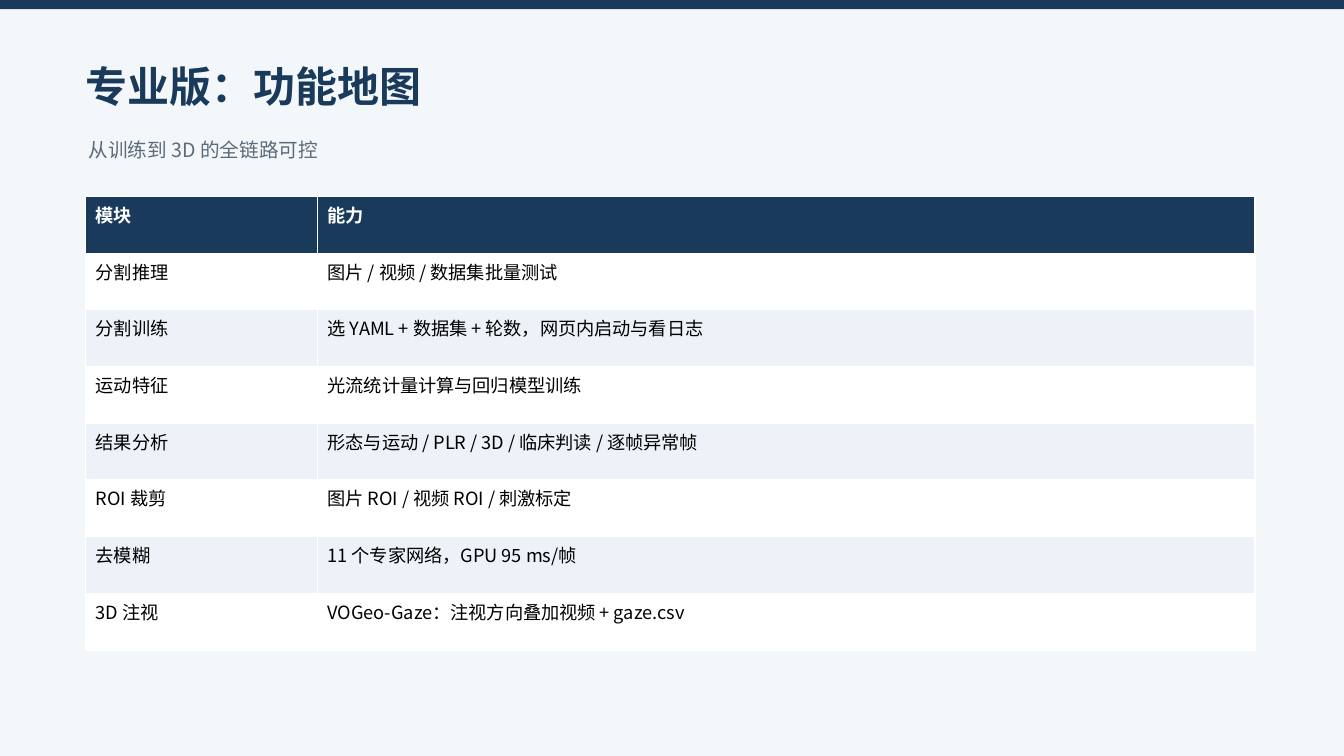
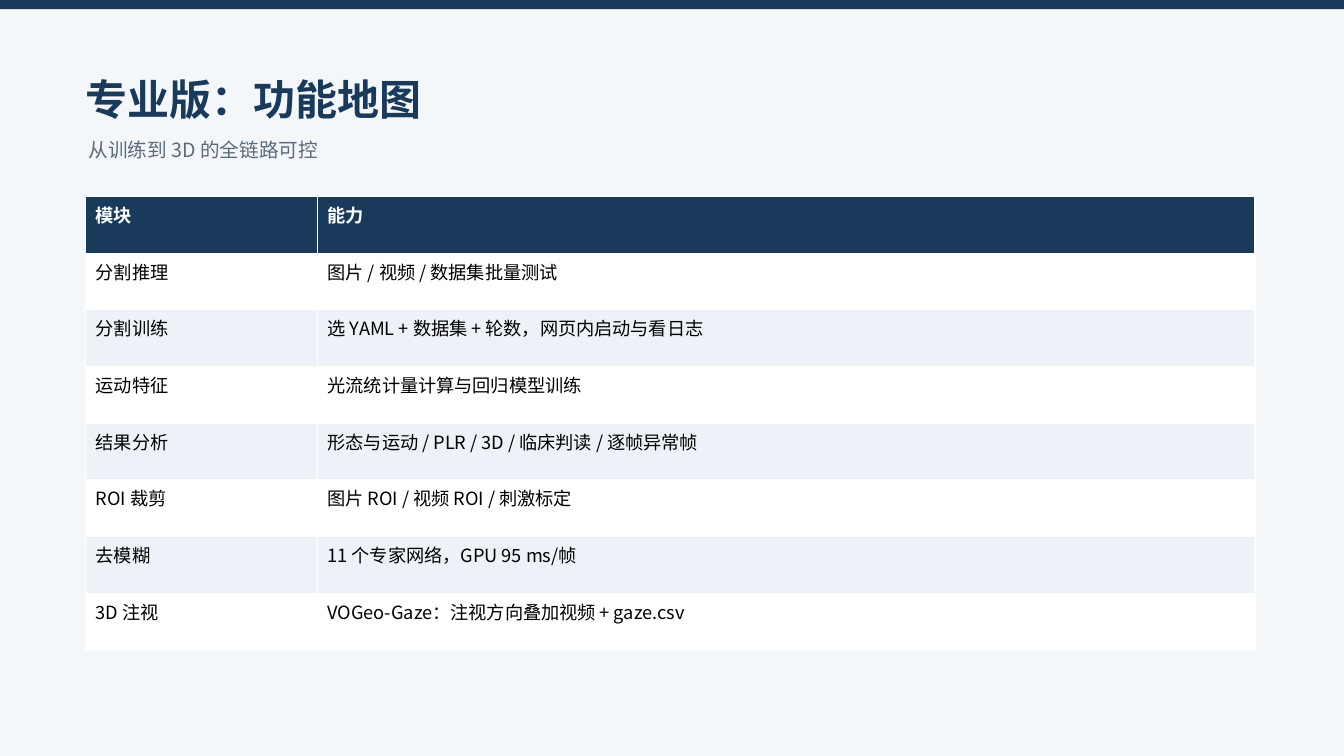
Before and after one commit to pupil-recognization-web/pupil-recognition-web-pro, a slide deck: slide 10 of docs/05_双版本介绍.pptx. Drawn at 1344x756 pixels with LibreOffice and Linux fonts; fonts in the diff are those of the drawing. Boxes give left, top, right and bottom in pixels: in the first picture for what was removed or moved away, otherwise in the second. Text is boxed around its words. In the diff, an @@ line names an element or a change of style, - is before the commit and + after.

```diff
--- a/docs/05_双版本介绍.pptx
+++ b/docs/05_双版本介绍.pptx
@@ title "专业版：功能地图" at box(86, 79, 422, 119): vertical alignment top to middle @@
```
Also in this commit, not shown: 12 other slides changed.
